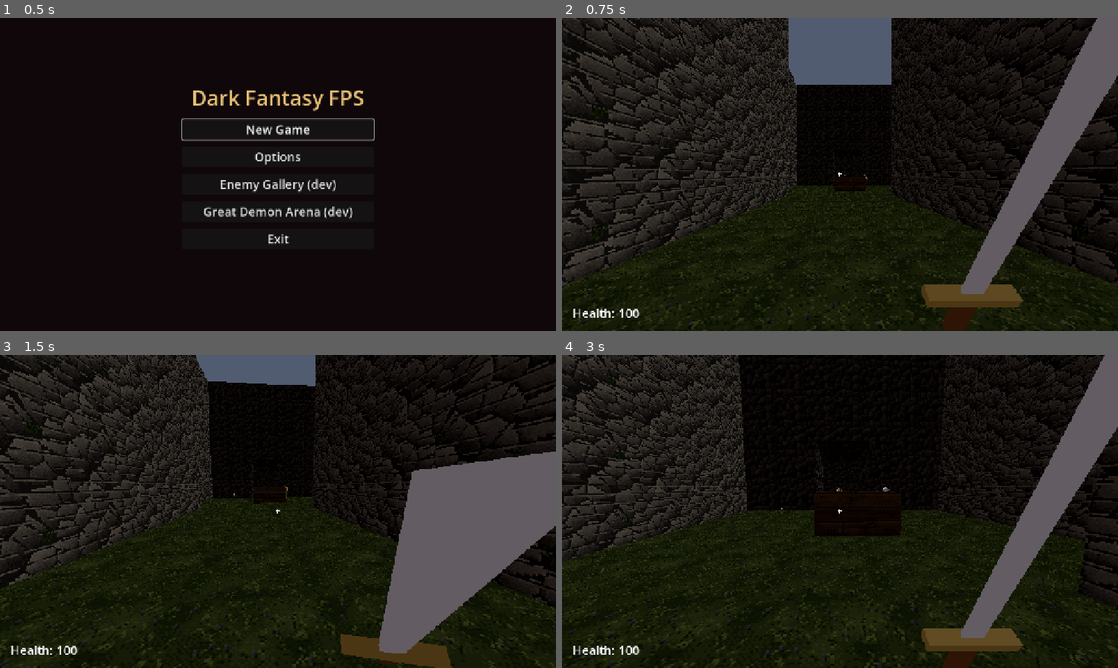
Above: before the commit, frames 1-4 (two rows, left to right).
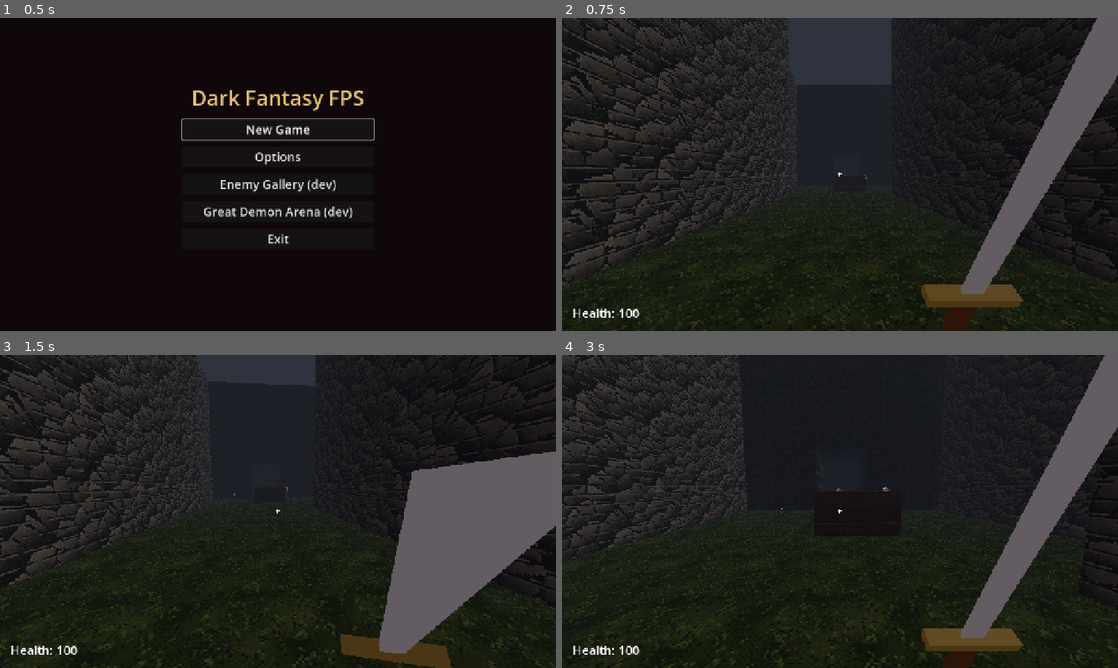
Above: after the commit, the same moments.

Repository: ryanhicke/dark-fantasy-fps
Game: Godot game, scene res://main.tscn
The game is run twice, just before and just after one commit, with the same random seed, the same clock (stepped at 60 frames per second) and the same inputs.
Inputs (mouse positions are in pixels of both pictures, inside the frame that each line leads up to):
- Up to frame 1 (0.5 s): no input
- Up to frame 2 (0.75 s): click "New Game" at 0.5 s
- Up to frame 3 (1.5 s): tap Enter (respawn) at 1.25 s; move the mouse to (305, 511) at 1.27 s; hold W (move_forward) from 1.28 s (still down); click (305, 511) at 1.35 s
- Up to frame 4 (3 s): keep holding W (move_forward); tap Space (jump) at 1.52, 2.27 s; move the mouse to (812, 511) at 2.02 s; tap E (use) at 2.1 s; move the mouse to (851, 505) at 2.77 s; tap 1 (weapon_1) at 2.85 s

Frame 1 is identical in both runs. In frame 2, 11% of the frame differs, in the area x 34-67%, y 0-60%; in frame 3, 10%; in frame 4, 17%, in the area x 24-90%, y 0-55%.

Commit message:
Add distance fog to Levels 1, 2, 4, and 5
Co-Authored-By: Claude Opus 5.5 <noreply@anthropic.com>

Diff:
--- a/levels/level_01/level_01.tscn
+++ b/levels/level_01/level_01.tscn
@@ -35,6 +35,9 @@
 background_color = Color(0.32, 0.36, 0.44, 1)
 ambient_light_source = 2
 ambient_light_color = Color(0.55, 0.5, 0.5, 1)
+fog_enabled = true
+fog_light_color = Color(0.18, 0.2, 0.24, 1)
+fog_density = 0.018
 
 [sub_resource type="ArrayMesh" id="ArrayMesh_lb7yx"]
 _surfaces = [{
--- a/levels/level_02/level_02.tscn
+++ b/levels/level_02/level_02.tscn
@@ -10,6 +10,9 @@
 background_color = Color(0.4, 0.43, 0.48, 1)
 ambient_light_source = 2
 ambient_light_color = Color(0.55, 0.5, 0.5, 1)
+fog_enabled = true
+fog_light_color = Color(0.3, 0.32, 0.36, 1)
+fog_density = 0.012
 
 [node name="Level02" type="Node3D"]
 script = ExtResource("1_level")
--- a/levels/level_04/level_04.tscn
+++ b/levels/level_04/level_04.tscn
@@ -10,6 +10,9 @@
 background_color = Color(0.62, 0.66, 0.72, 1)
 ambient_light_source = 2
 ambient_light_color = Color(0.58, 0.58, 0.62, 1)
+fog_enabled = true
+fog_light_color = Color(0.55, 0.58, 0.64, 1)
+fog_density = 0.02
 
 [node name="Level04" type="Node3D"]
 script = ExtResource("1_level")
--- a/levels/level_05/level_05.tscn
+++ b/levels/level_05/level_05.tscn
@@ -10,6 +10,9 @@
 background_color = Color(0.03, 0.03, 0.04, 1)
 ambient_light_source = 2
 ambient_light_color = Color(0.5, 0.47, 0.52, 1)
+fog_enabled = true
+fog_light_color = Color(0.02, 0.02, 0.03, 1)
+fog_density = 0.03
 
 [node name="Level05" type="Node3D"]
 script = ExtResource("1_level")
